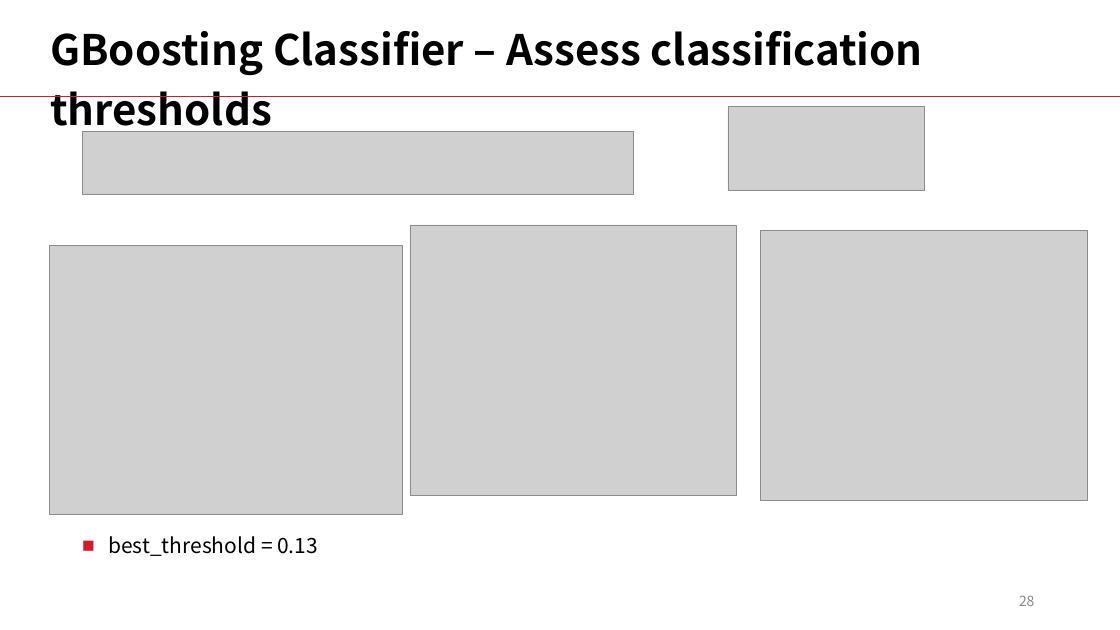
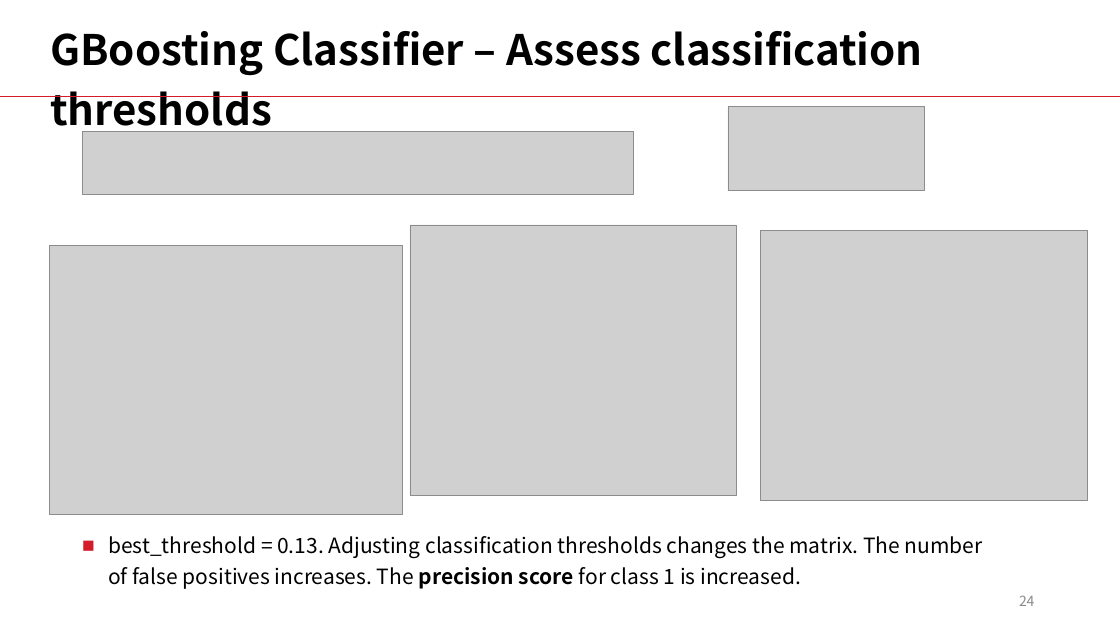
Before and after one commit to LiyangSong/Advertisement-CTR-Prediction, a slide deck: slide 24 of submissions/phase3/stepvi.pptx (slide 28 before the commit). Drawn at 1120x630 pixels with LibreOffice and Linux fonts; fonts in the diff are those of the drawing; grey boxes stand for pictures. Boxes give left, top, right and bottom in pixels: in the first picture for what was removed or moved away, otherwise in the second. Text is boxed around its words. In the diff, an @@ line names an element or a change of style, - is before the commit and + after.

```diff
--- a/submissions/phase3/stepvi.pptx
+++ b/submissions/phase3/stepvi.pptx
@@ text at [108, 536, 983, 589]: text changed @@
-■ best_threshold = 0.13
+■ best_threshold = 0.13. Adjusting classification thresholds changes the matrix. The number of false positives increases. The precision score for class 1 is increased.
@@ page number at [1019, 595, 1035, 606]: text changed @@
-28
+24
```
Also in this commit, not shown: 17 other slides changed, 4 slides removed.
